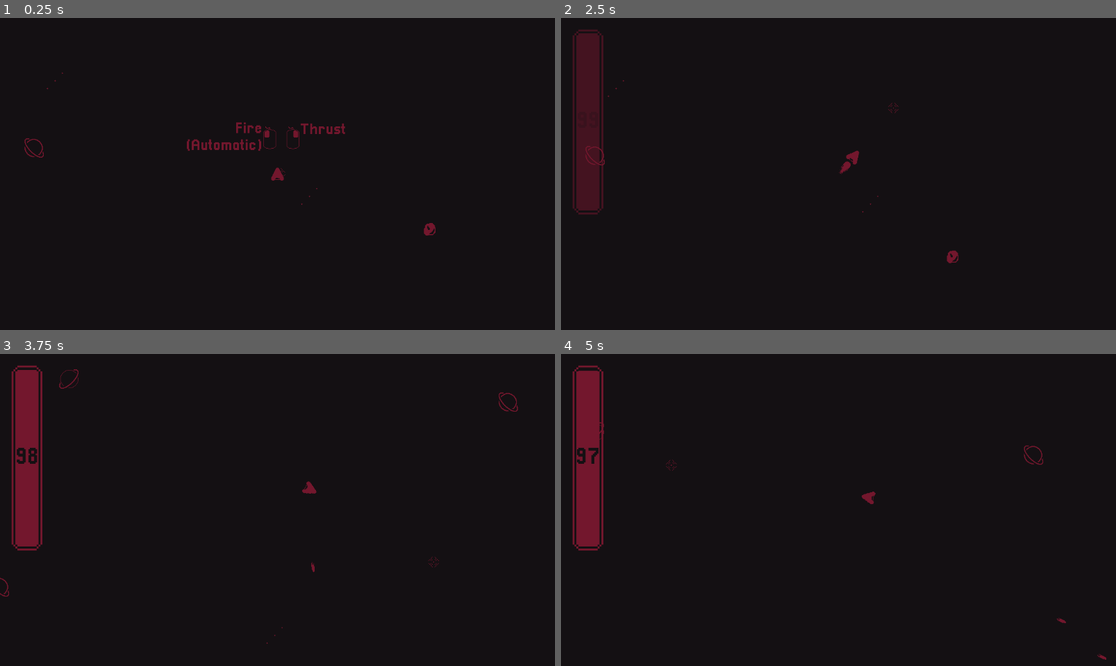
Above: before the commit, frames 1-4 (two rows, left to right).
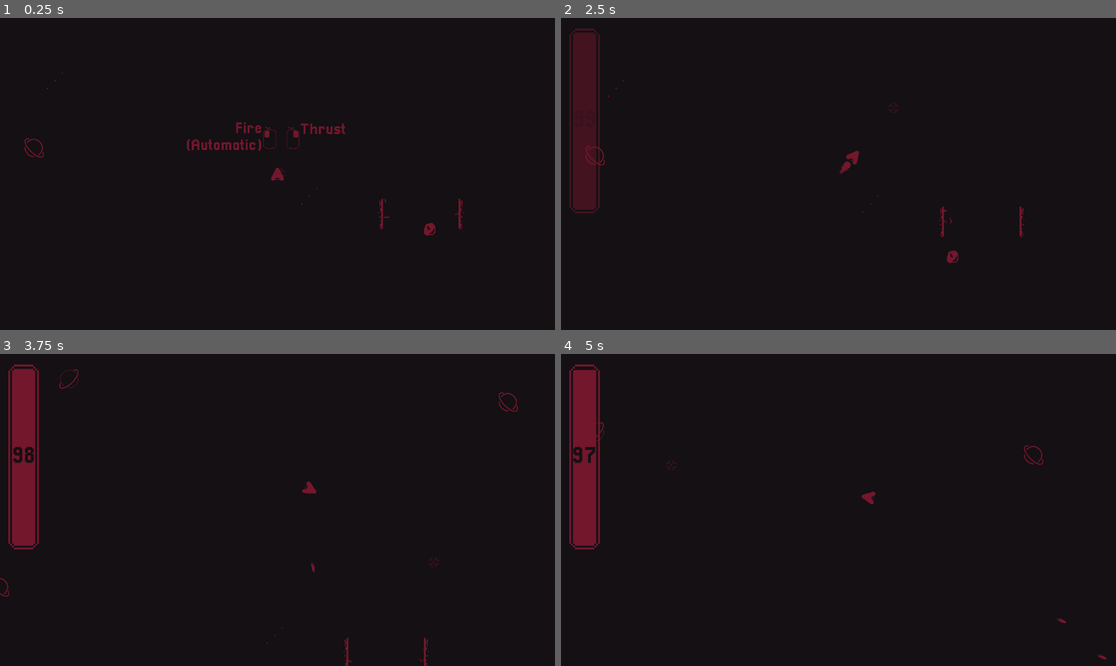
Above: after the commit, the same moments.

Repository: Ali-Wahbi/SpaceShooterWithPortals
Game: Godot game, scene res://test_area.tscn
Same seed, same stepped clock (60 frames per second), same inputs: the game is played once before the commit and once after it. This scene is started directly instead of the project's main scene. The engine's default icon, where the game draws it, is replaced by a stand-in: a white triangle on a blue panel in a dark square.
Inputs (mouse positions are in pixels of both pictures, inside the frame that each line leads up to):
- Up to frame 1 (0.25 s): no input
- Up to frame 2 (2.5 s): tap Enter at 0.5 s; move the mouse to (960, 158) at 0.52 s; hold Right mouse button (Thrust) 0.53-1.28 s; move the mouse to (727, 189) at 1.27 s; click (727, 189) at 1.35 s; right-click (727, 189) at 1.55 s; move the mouse to (894, 105) at 2.02 s; hold Right mouse button (Thrust) from 2.03 s (still down)
- Up to frame 3 (3.75 s): move the mouse to (249, 572) at 2.77 s; release Right mouse button (Thrust) at 2.78 s; right-click (249, 572) at 2.85 s; move the mouse to (444, 556) at 3.52 s; press the mouse at (444, 556) at 3.53 s
- Up to frame 4 (5 s): right-click (1005, 556) at 3.8 s; tap Space at 4.25 s; move the mouse to (672, 463) at 4.27 s; release the mouse at (672, 463) at 4.28 s; right-click (672, 463) at 4.35 s

The runs differ from the first frame. In frame 1, 0.1% of the frame differs, in the area x 68-84%, y 57-68%; in frame 2, 1.0%; in frame 3, 1.4%, in the area x 1-78%, y 3-100%; in frame 4, 1.3%.

Commit message:
portals b2 step 3: detect collisions

Diff:
--- a/Player/bullet.gd
+++ b/Player/bullet.gd
@@ -27,8 +27,9 @@
 		lifeTimer.stop()
 	queue_free()
 
-func _on_body_entered(_body: Node) -> void:
-	linear_velocity = Vector2.ZERO
-	lifeTimer.stop()
-	await get_tree().physics_frame
-	forceDestroy()
+func _on_body_entered(body: Node) -> void:
+	if body.is_in_group("Rock"):
+		linear_velocity = Vector2.ZERO
+		lifeTimer.stop()
+		await get_tree().physics_frame
+		forceDestroy()
--- a/Player/player.gd
+++ b/Player/player.gd
@@ -43,11 +43,11 @@
 
 func HandleInput(delta: float) -> void:
 	if Input.is_action_pressed("Thrust"):
-		print("Thrusting in direction")
+		# print("Thrusting in direction")
 		moveThrust(delta)
 
 	if Input.is_action_just_released("Thrust"):
-		print("Stopping Thrusting")
+		# print("Stopping Thrusting")
 		stopThrust(delta)
 
 	if Input.is_action_pressed("Fire"):
--- a/Rocks/rock.tscn
+++ b/Rocks/rock.tscn
@@ -25,7 +25,7 @@
 linear_accel_max = 10.819998
 anim_speed_max = 1.65
 
-[node name="Rock" type="RigidBody2D" unique_id=113015114]
+[node name="Rock" type="RigidBody2D" unique_id=113015114 groups=["Rock"]]
 collision_layer = 2
 collision_mask = 9
 mass = 10.0
--- a/portal/v2/portals_v_2.gd
+++ b/portal/v2/portals_v_2.gd
@@ -8,24 +8,30 @@
 			var anim = "portalSide1" if isPart1 else "portalSide2"
 			sideSprite.animation = anim
 		if collision:
-			if isVertical:
-				collision.rotation_degrees = -90 if isPart1 else 90
+			collision.rotation_degrees = -90 if isPart1 else 90
 
 			# sideSprite.p
 @export var isVertical: bool = true:
 	set(value):
 		isVertical = value
 		if sideSprite:
-			sideSprite.rotation_degrees = 90 if isVertical else 0
+			rotation_degrees = 90 if isVertical else 0
 
 @export var sideSprite: AnimatedSprite2D
 @export var collision: RigidBody2D
 
 # Called when the node enters the scene tree for the first time.
 func _ready() -> void:
-	pass # Replace with function body.
+	sideSprite.play(sideSprite.animation)
 
 
 # Called every frame. 'delta' is the elapsed time since the previous frame.
 func _process(delta: float) -> void:
 	pass
+
+
+func _on_collision_body_exited(body: Node) -> void:
+	print("Entered: ", body)
+
+func _on_collision_body_entered(body: Node) -> void:
+	print("Exited: ", body)
--- a/portal/v2/portals_v_2.tscn
+++ b/portal/v2/portals_v_2.tscn
@@ -244,13 +244,14 @@
 size = Vector2(32.00819, 1.864384)
 
 [node name="portalsV2" type="Node2D" unique_id=1456144671 node_paths=PackedStringArray("sideSprite", "collision")]
+scale = Vector2(2, 2)
 script = ExtResource("1_d1v8n")
 isPart1 = false
+isVertical = false
 sideSprite = NodePath("sideSprite")
 collision = NodePath("collision")
 
 [node name="sideSprite" type="AnimatedSprite2D" parent="." unique_id=343743519]
-rotation = 1.5707964
 sprite_frames = SubResource("SpriteFrames_jukx3")
 animation = &"portalSide2"
 
@@ -260,9 +261,18 @@
 collision_mask = 65535
 mass = 0.001
 gravity_scale = 0.0
+lock_rotation = true
+freeze = true
+freeze_mode = 1
+continuous_cd = 2
+contact_monitor = true
+max_contacts_reported = 30
 
 [node name="CollisionShape2D" type="CollisionShape2D" parent="collision" unique_id=1633836281]
 position = Vector2(0, 0.99999994)
 shape = SubResource("RectangleShape2D_d1v8n")
 one_way_collision = true
 one_way_collision_margin = 0.0
+
+[connection signal="body_entered" from="collision" to="." method="_on_collision_body_entered"]
+[connection signal="body_exited" from="collision" to="." method="_on_collision_body_exited"]
--- a/project.godot
+++ b/project.godot
@@ -28,6 +28,7 @@
 [global_group]
 
 Bullet=""
+Rock=""
 
 [input]
 
--- a/test_area.tscn
+++ b/test_area.tscn
@@ -8,6 +8,7 @@
 [ext_resource type="PackedScene" uid="uid://dwqmxq1qlhmxy" path="res://fuelUI/fuel_bar_ui.tscn" id="4_od0h0"]
 [ext_resource type="Texture2D" uid="uid://beeg2srh1lm2t" path="res://Extra/mouse Instructions.png" id="6_xdpsd"]
 [ext_resource type="FontFile" uid="uid://bvddonqxaf1s1" path="res://fonts/Pixellari.ttf" id="7_6ii2q"]
+[ext_resource type="PackedScene" uid="uid://dkccmpiowbl7" path="res://portal/v2/portals_v_2.tscn" id="8_4mqhy"]
 [ext_resource type="PackedScene" uid="uid://dc43ns2wwk6t" path="res://Rocks/rock.tscn" id="9_7aw3l"]
 [ext_resource type="PackedScene" uid="uid://b51ysdcx4ovpk" path="res://Player/bullet.tscn" id="10_ry2yl"]
 [ext_resource type="Shader" uid="uid://b6rkpnewplc0y" path="res://portal/portalCopyTexture.gdshader" id="11_1ro0w"]
@@ -69,6 +70,10 @@
 [node name="CanvasLayer" type="CanvasLayer" parent="." unique_id=1496356386]
 
 [node name="FuelBarUI" parent="CanvasLayer" unique_id=1833986140 instance=ExtResource("4_od0h0")]
+offset_left = -7.0
+offset_top = -2.0
+offset_right = -7.0
+offset_bottom = -2.0
 
 [node name="Instructions" type="Node2D" parent="." unique_id=1668945964]
 position = Vector2(56, -4)
@@ -139,8 +144,7 @@
 position = Vector2(-1636, 1563)
 
 [node name="portalControl" type="Node2D" parent="." unique_id=901508974 node_paths=PackedStringArray("source", "destination")]
-visible = false
-position = Vector2(732, 465)
+position = Vector2(-2236, 1401)
 script = ExtResource("11_vj3ng")
 source = NodePath("source")
 destination = NodePath("destination")
@@ -167,4 +171,11 @@
 scale = Vector2(0.49218723, 0.76562506)
 texture = ExtResource("12_vj3ng")
 
+[node name="portalsV2" parent="." unique_id=1456144671 instance=ExtResource("8_4mqhy")]
+position = Vector2(267, 155)
+
+[node name="portalsV3" parent="." unique_id=1730941078 instance=ExtResource("8_4mqhy")]
+position = Vector2(424, 155)
+isPart1 = true
+
 [connection signal="fuelConsumed" from="Player" to="CanvasLayer/FuelBarUI" method="setFuelUIValue"]
